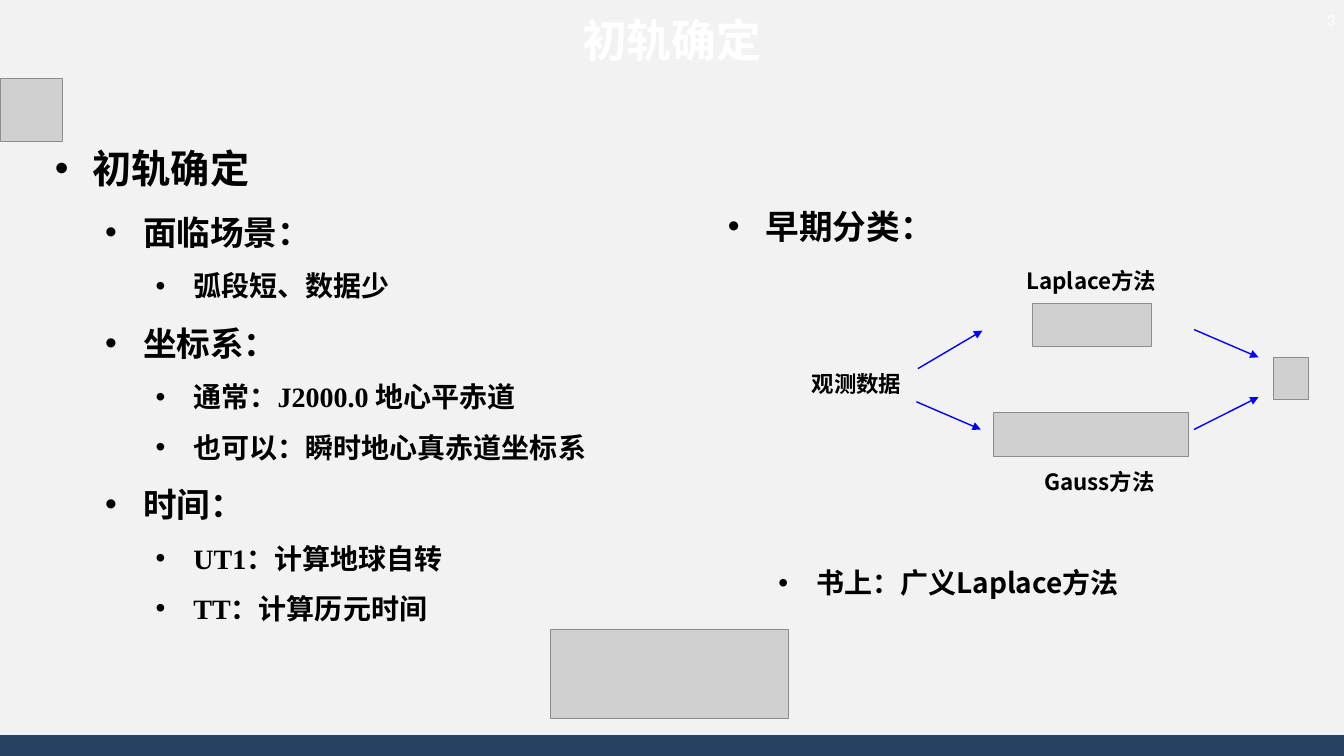
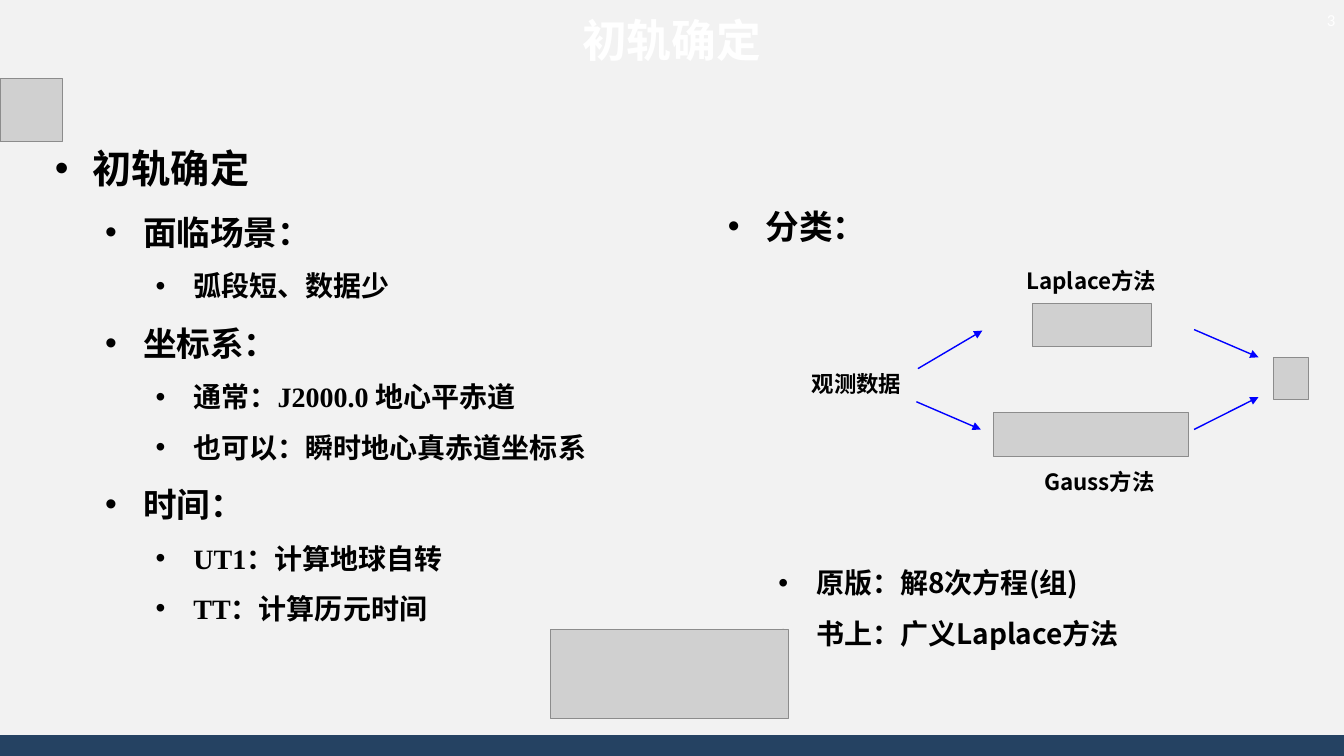
Before and after one commit to AsBackup/DAOSSA, a slide deck: slide 3 of 12 初轨确定和精密定轨原理.pptx. Drawn at 1344x756 pixels with LibreOffice and Linux fonts; fonts in the diff are those of the drawing; grey boxes stand for pictures; background and template pictures are left out. Boxes give left, top, right and bottom in pixels: in the first picture for what was removed or moved away, otherwise in the second. Text is boxed around its words. In the diff, an @@ line names an element or a change of style, - is before the commit and + after.

```diff
--- a/12 初轨确定和精密定轨原理.pptx
+++ b/12 初轨确定和精密定轨原理.pptx
@@ text at [766,210,1078,599]: text changed; size 24 to 20 pt @@
-  • 早期分类：
+  • 分类：
+    • 原版：解8次方程(组)
```
Also in this commit, not shown: 3 other slides changed, 2 slides added, 1 other file.
